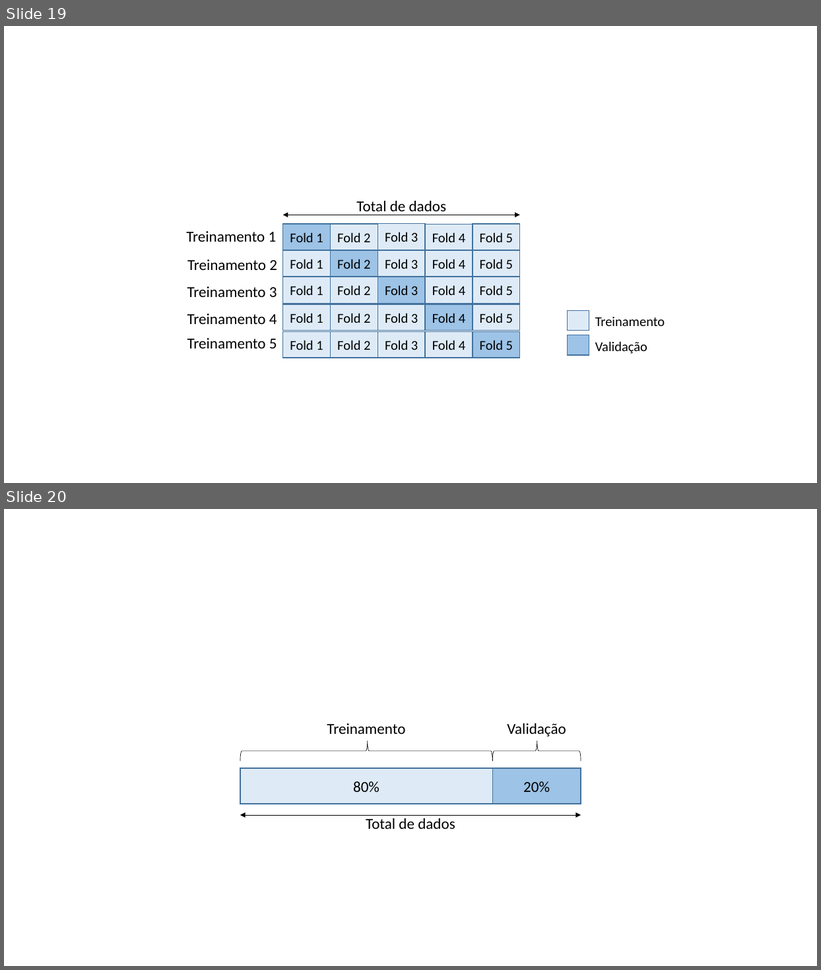
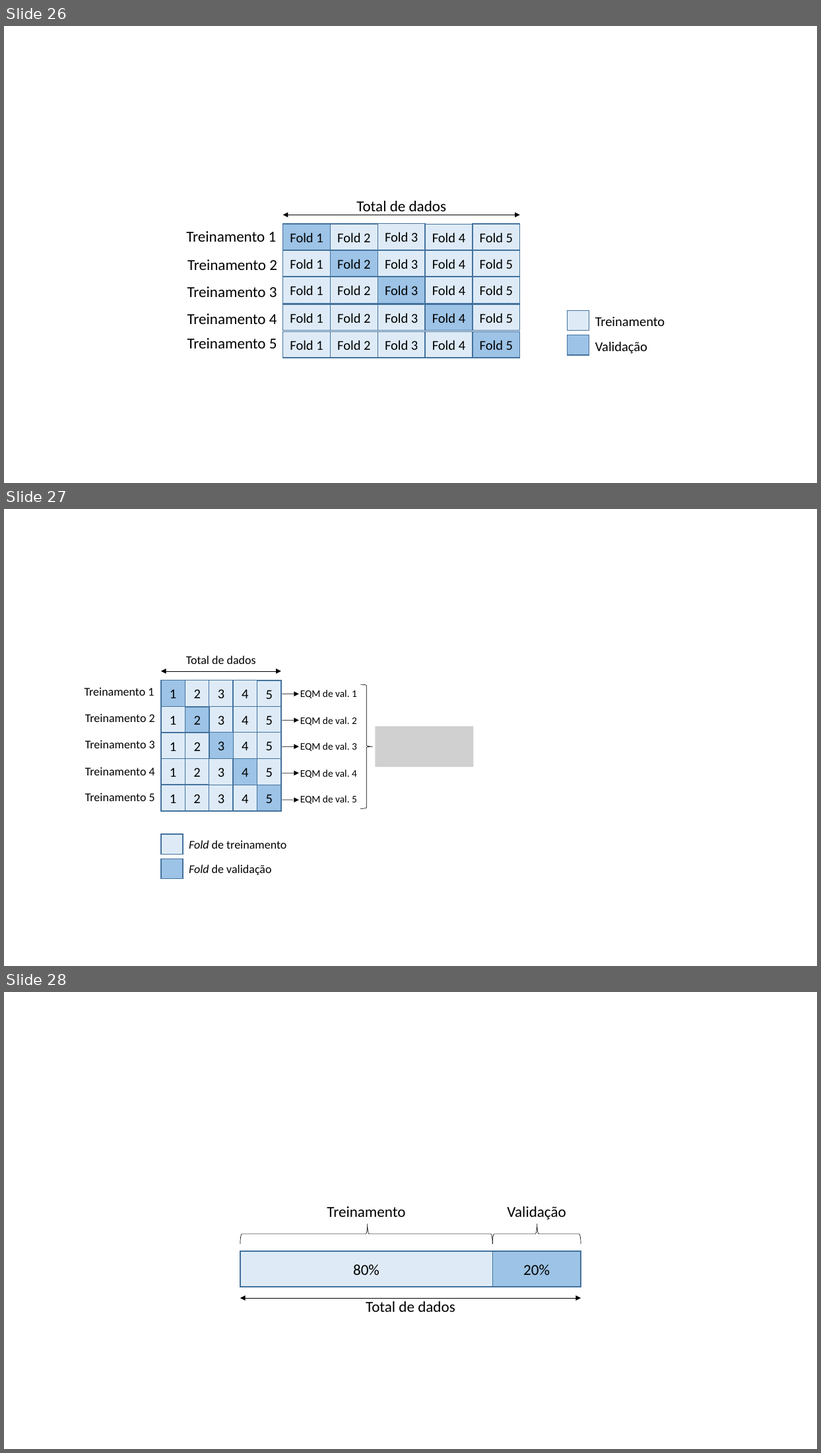
Before and after one commit to zz4fap/t319_aprendizado_de_maquina, a slide deck: slides/T319_Regressão_Linear (Parte V).pptx. Shown one above the other, each under a label of ours: slides 19 and 20 before the commit, slides 26, 27 and 28 after it. The pictures are 821x970 and 821x1453 pixels, drawn with LibreOffice and Linux fonts; fonts in the diff are those of the drawing; grey boxes stand for pictures. Boxes give left, top, right and bottom in pixels: in the first picture for what was removed or moved away, otherwise in the second. Text is boxed around its words. In the diff, an @@ line names an element or a change of style, - is before the commit and + after.

```diff
--- a/slides/T319_Regressão_Linear (Parte V).pptx
+++ b/slides/T319_Regressão_Linear (Parte V).pptx
@@ slide 27 added at (x1=4, y1=509, x2=817, y2=966), background #FFFFFF @@
@@ group added at (x1=85, y1=656, x2=474, y2=879): 27 rectangles, 13 texts, 5 arrows, 1 double arrow, 1 right brace, 1 picture @@
+2
+1
+Fold de treinamento
+Fold de validação
+3
+4
+5
+1
+2
+5
+3
+4
+1
+2
+5
+3
+4
+1
+2
+5
+3
+4
+1
+2
+5
+3
+4
+Total de dados
+Treinamento 1
+Treinamento 5
+Treinamento 2
+Treinamento 3
+Treinamento 4
+EQM de val. 1
+EQM de val. 2
+EQM de val. 3
+EQM de val. 4
+EQM de val. 5
@@ what was slide 19 is now slide 26 @@
@@ what was slide 20 is now slide 28 @@
```
Also in this commit, not shown: 1 slide changed, 8 other slides added, 1 slide removed, 1 other file.
